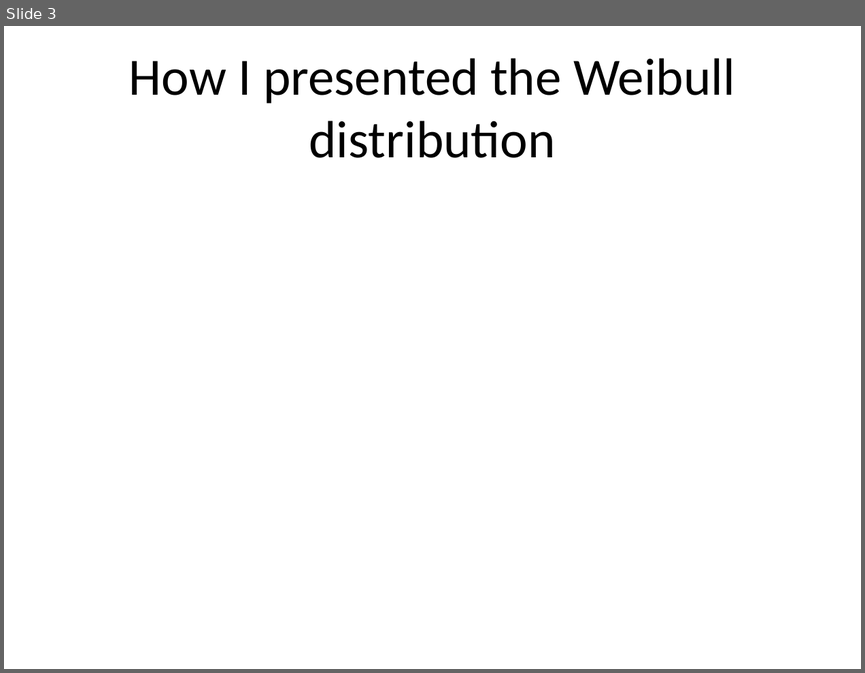
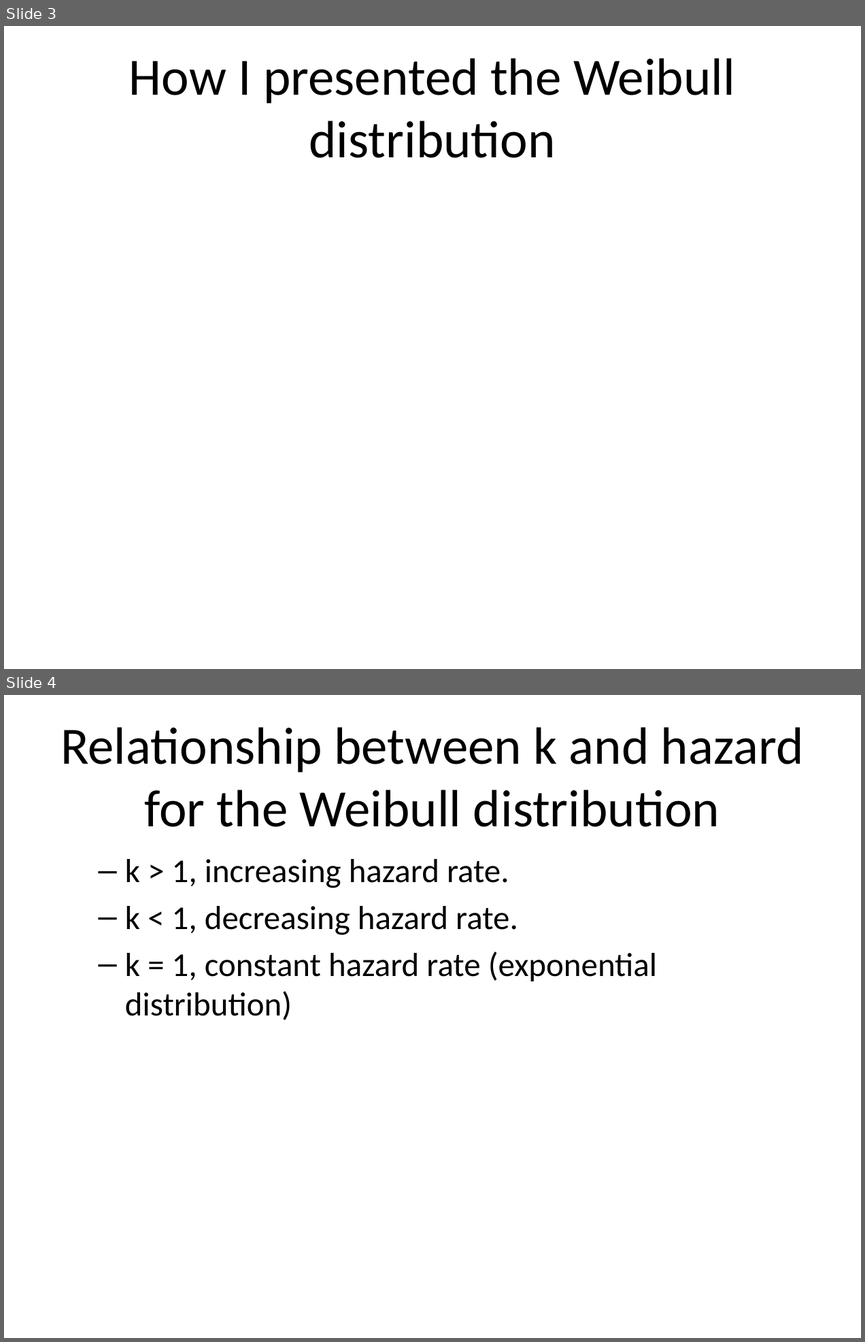
Before and after one commit to pmean/survival-lecture5, a slide deck: r/correction.pptx. Shown one above the other, each under a label of ours: slide 3 before the commit, slides 3 and 4 after it. The pictures are 865x673 and 865x1342 pixels, drawn with LibreOffice and Linux fonts; fonts in the diff are those of the drawing. Boxes give left, top, right and bottom in pixels: in the first picture for what was removed or moved away, otherwise in the second. Text is boxed around its words. In the diff, an @@ line names an element or a change of style, - is before the commit and + after.

```diff
--- a/r/correction.pptx
+++ b/r/correction.pptx
@@ slide 4 added at (x1=4, y1=695, x2=861, y2=1338), background #FFFFFF @@
@@ title added at (x1=60, y1=727, x2=804, y2=827), 44 pt, text #000000 @@
+Relationship between k and hazard for the Weibull distribution
@@ text added at (x1=125, y1=859, x2=657, y2=1020), 28 pt, text #000000 @@
+  – k > 1, increasing hazard rate.
+  – k < 1, decreasing hazard rate.
+  – k = 1, constant hazard rate (exponential distribution)
```
Also in this commit, not shown: 5 other slides added, 2 other files.
